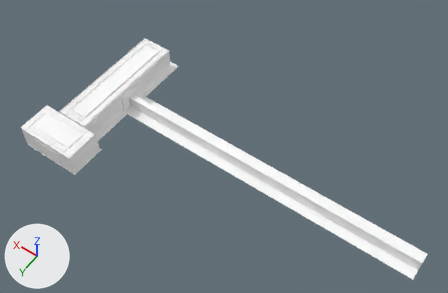
The glTF model src/assets/duveen_gallery.glb, before and after one commit.
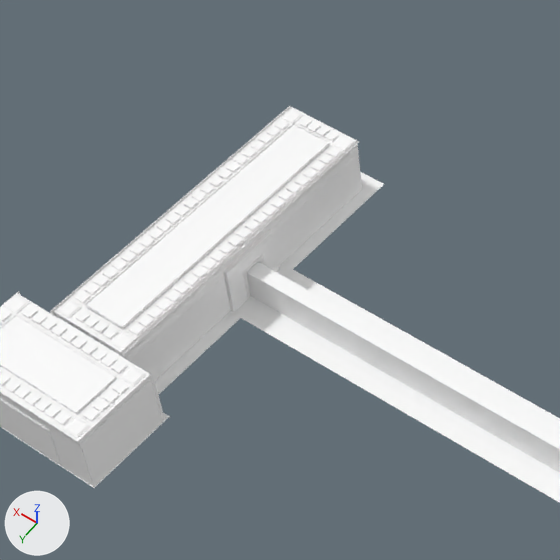
Each version appears first whole from a camera (50 mm lens) standing at (-417.0, 358.0, 583.0) and looking at (-165.0, 5.0, 27.0), and next in a close-up on the part from 9% to 54% of the width and 0% to 69% of the height. Every picture has the same lights, and +X, +Y and +Z are marked at lower left. Objects named as collision shapes, trigger or cutter boxes, shadow casters or lower levels of detail are left out. Where no turn or scale is listed for an object, it has been applied to the vertices.

Script lines for the objects in view, before the commit:
```python
me_cuwall_outline_001_a_002 = bpy.data.meshes.new('CUwall_outline.001_a.002')
me_cuwall_outline_001_a_002.from_pydata(...)  # 2356 vertices, 3501 faces; spans x -40.5..36.4, y 76.7..123.1, z 3.0..37.6
me_cuwall_outline_001_a_002.materials.append(mat_defaultmaterial_002)
me_duveen_empty_2_026 = bpy.data.meshes.new('Duveen Empty 2.026')
me_duveen_empty_2_026.from_pydata(...)  # 2229 vertices, 3837 faces; spans x -409.0..24.0, y -85.0..88.0, z 3.0..36.0
me_duveen_empty_2_026.materials.append(mat_defaultmaterial)
ob_center = bpy.data.objects.new('center', me_duveen_empty_2_026)
ob_center.location = (0.0, 0.0, 0.0)
ob_side = bpy.data.objects.new('side', me_cuwall_outline_001_a_002)
ob_side.location = (0.0, 0.0, 0.0)
```
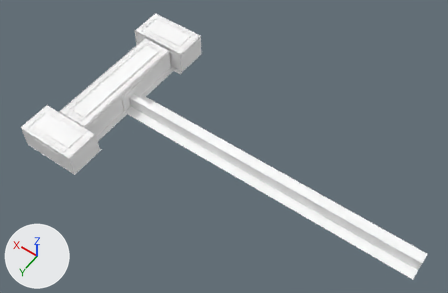
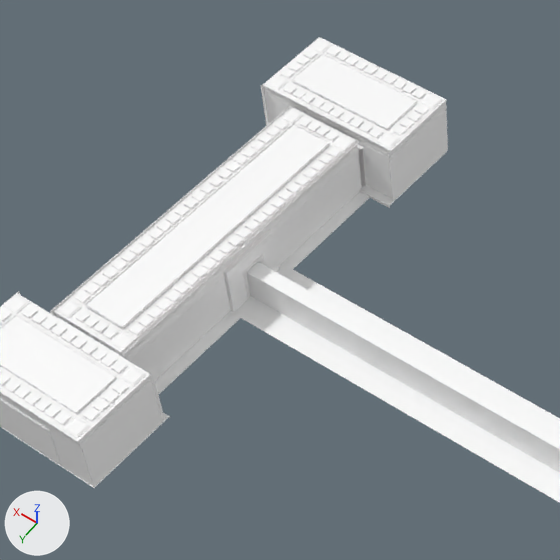
What changed in the scene script:
```text
Add mat_defaultmaterial_003:
    mat_defaultmaterial_003 = bpy.data.materials.new('DefaultMaterial.003')
    mat_defaultmaterial_003.use_nodes = True; mat_defaultmaterial_003.node_tree.nodes.clear()
    _N = mat_defaultmaterial_003.node_tree.nodes; _L = mat_defaultmaterial_003.node_tree.links
    n0 = _N.new('ShaderNodeOutputMaterial'); n0.name = 'Material Output'
    n1 = _N.new('ShaderNodeBsdfPrincipled'); n1.name = 'Principled BSDF'
    n2 = _N.new('ShaderNodeVertexColor'); n2.name = 'Color Attribute'
    _L.new(n1.outputs[0], n0.inputs[0])  # 'BSDF' to 'Surface'
    _L.new(n2.outputs[0], n1.inputs[0])  # 'Color' to 'Base Color'
Add me_cuwall_outline_001_a_000:
    me_cuwall_outline_001_a_000.from_pydata(...)  # 2356 vertices, 3501 faces; spans x -36.4..40.5, y -123.1..-76.7, z 3.0..37.6
    me_cuwall_outline_001_a_000.materials.append(mat_defaultmaterial_003)
Add ob_side_001:
    ob_side_001 = bpy.data.objects.new('side.001', me_cuwall_outline_001_a_000)
    ob_side_001.location = (-3.1, 2.8, 0.0)
```

Changed parts and their boxes (x1, y1, x2, y2) in the close-ups (560 x 560 px):
'side.001', added: after (261, 37, 448, 208)
